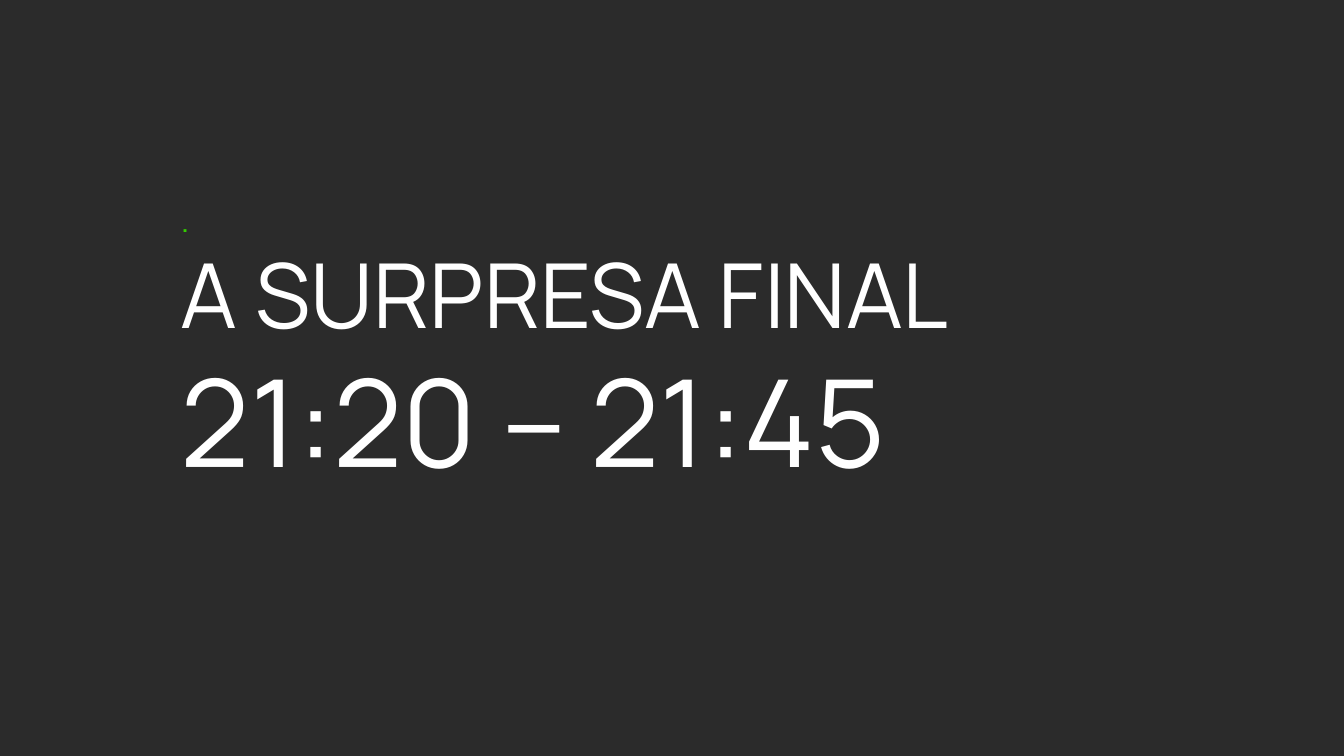
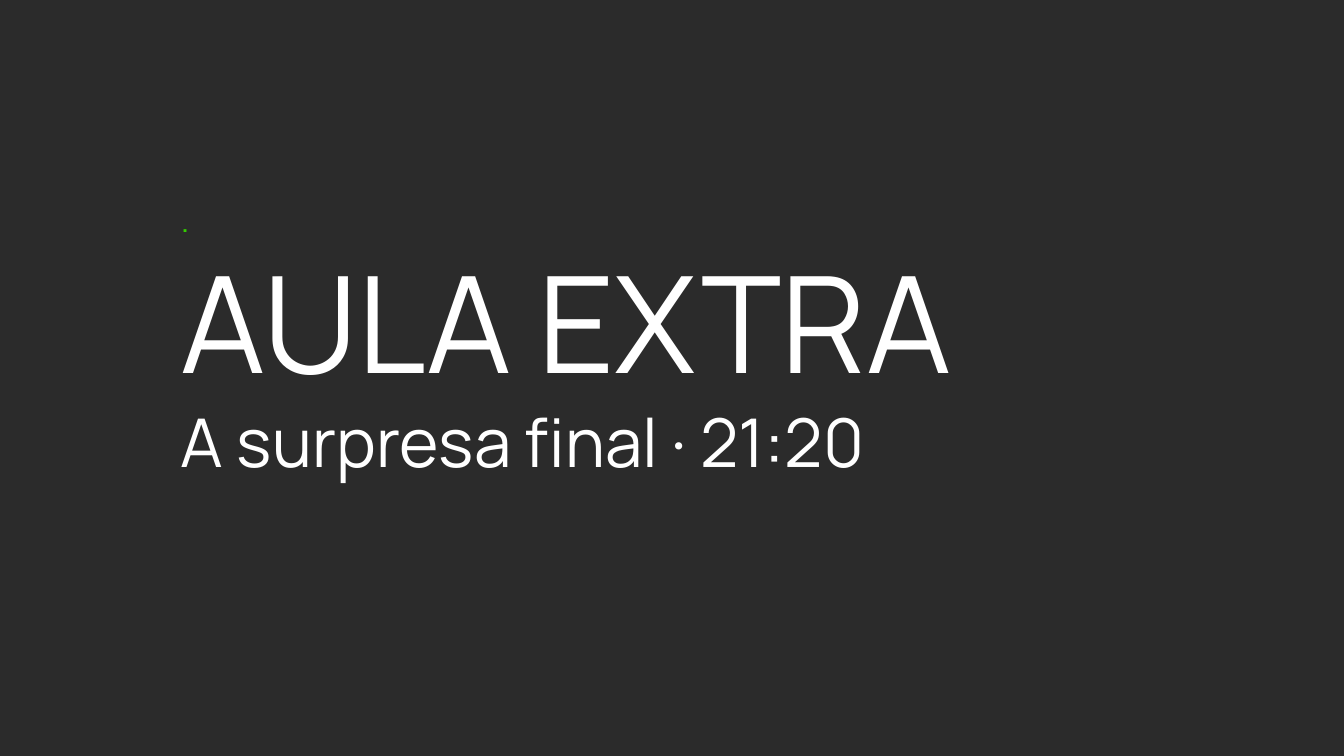
Before and after one commit to matera-vrn/bootcamp-devops-2026, a slide deck: slide 32 of aulas/aula-10-github-actions/slides/aula-10.odp. Drawn at 1344x756 pixels with LibreOffice and Linux fonts; fonts in the diff are those of the drawing; background and template pictures are left out; a plain dark background stands for a picture behind light text. Boxes give left, top, right and bottom in pixels: in the first picture for what was removed or moved away, otherwise in the second. Text is boxed around its words. In the diff, an @@ line names an element or a change of style, - is before the commit and + after.

```diff
--- a/aulas/aula-10-github-actions/slides/aula-10.odp
+++ b/aulas/aula-10-github-actions/slides/aula-10.odp
@@ text at box(181, 276, 951, 483): text changed; size 48 to 36 pt @@
-A SURPRESA FINAL
-21:20 – 21:45
+AULA EXTRA
+A surpresa final · 21:20
```
Also in this commit, not shown: 1 other slide changed, 3 slides removed, 9 other files.
